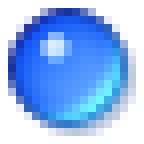
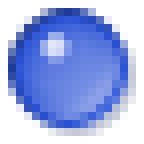
Two versions of the same layered image (144 x 144). Layer-by-layer changes:
pixels changed over (8, 8, 136, 136) (layer not identified)
